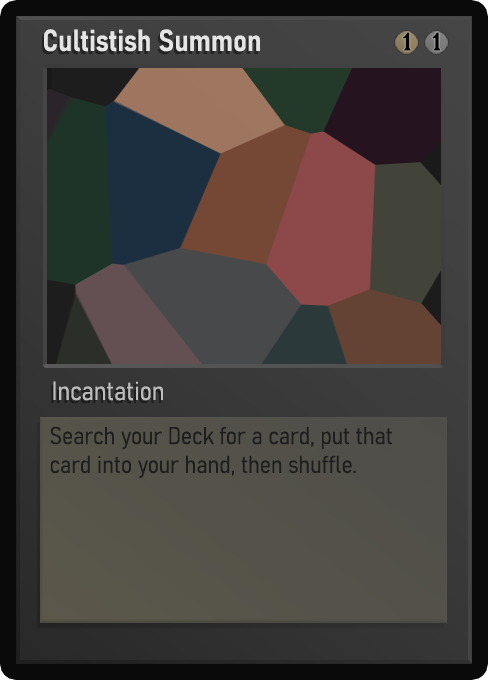
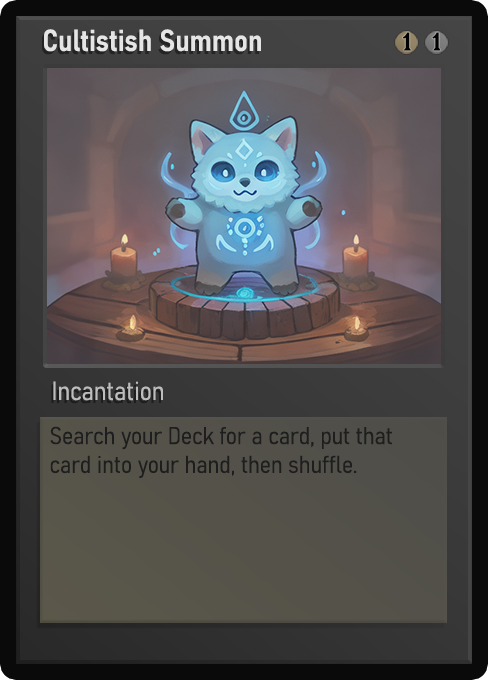
The second (488, 680) image is a revision of the first. Changes to its layers:
painted on "Name" over left=44, top=29, right=261, bottom=52
painted on "Class" over left=72, top=386, right=151, bottom=401
painted on "Desc_norm" over left=50, top=426, right=391, bottom=478
painted on "Artwork" over left=47, top=68, right=441, bottom=364
